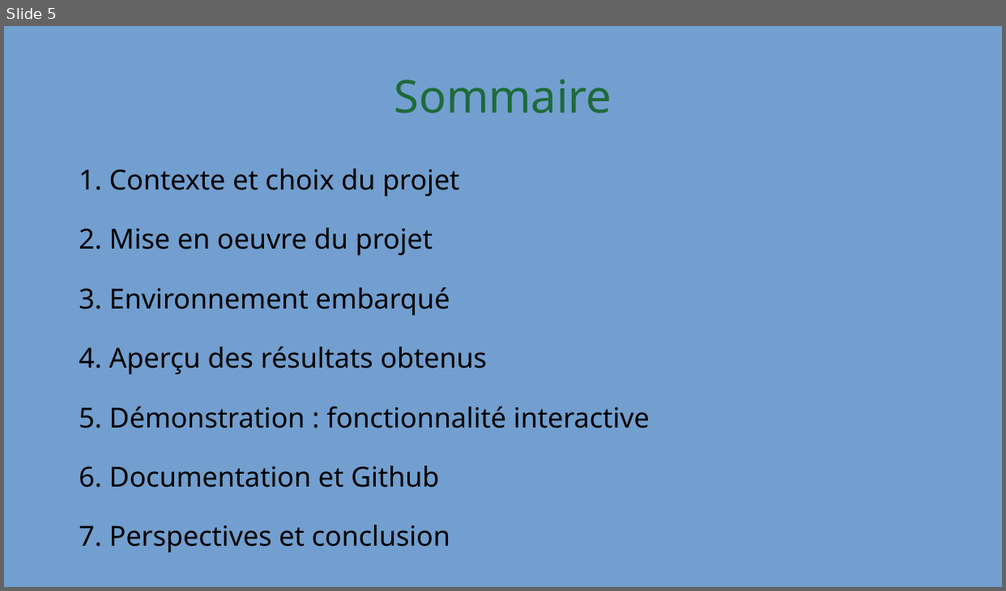
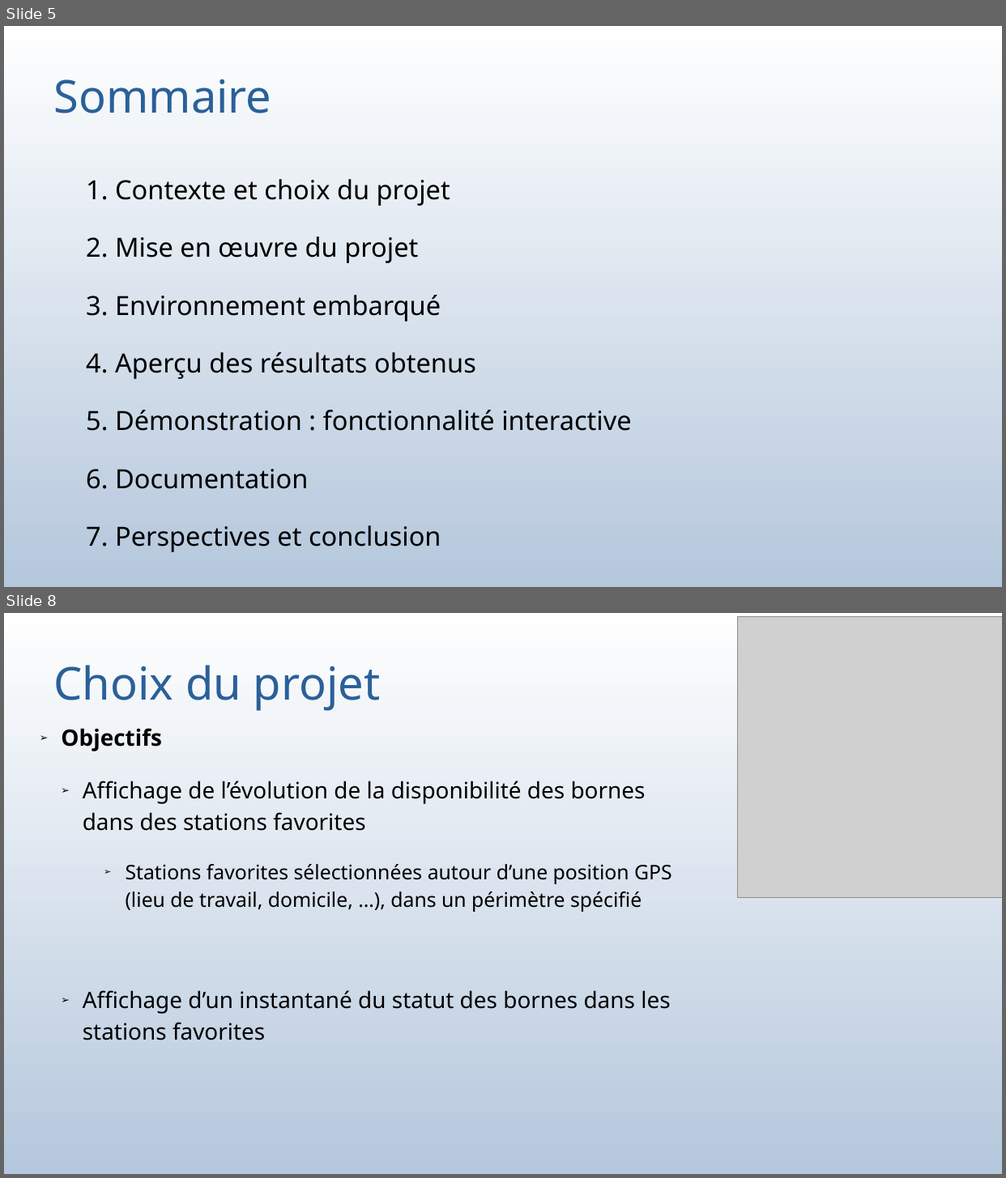
Before and after one commit to bauj/AJC_projet_belib, a slide deck: presentation_projet.odp. Shown one above the other, each under a label of ours: slide 5 before the commit, slides 5 and 8 after it; the slides between them are not shown. The pictures are 1006x591 and 1006x1178 pixels, drawn with LibreOffice and Linux fonts; fonts in the diff are those of the drawing; grey boxes stand for pictures. Boxes give left, top, right and bottom in pixels: in the first picture for what was removed or moved away, otherwise in the second. Text is boxed around its words. In the diff, an @@ line names an element or a change of style, - is before the commit and + after.

```diff
--- a/presentation_projet.odp
+++ b/presentation_projet.odp
@@ slide 8 added at (4, 613, 1002, 1174), background gradient #FFFFFF to #FEFEFE to #FDFDFE to #FBFCFD to #FAFBFD to #F9FBFC @@
@@ picture added at (739, 616, 1002, 898) @@
@@ title added at (54, 665, 381, 711), 36.1 pt, text #2A6099 @@
+Choix du projet
@@ subtitle added at (61, 728, 672, 1041), 18 pt, text #000000 @@
+➢ Objectifs
+  ➢ Affichage de l’évolution de la disponibilité des bornes dans des stations favorites
+      ➢ Stations favorites sélectionnées autour d’une position GPS (lieu de travail, domicile, …), dans un périmètre spécifié
+  ➢ Affichage d’un instantané du statut des bornes dans les stations favorites
@@ slide 5 changed as well @@
@@ background #729FCF to gradient #FFFFFF to #FEFEFE to #FDFDFE to #FBFCFD to #FAFBFD to #F9FBFC @@
@@ title "Sommaire" at (54, 79, 272, 113): text colour #1E6A39 to #2A6099; alignment centre to left @@
@@ subtitle "1. Contexte et choix du ...": place and size @@
-subtitle "1. Contexte et choix du ..." at (79, 169, 650, 552)
+subtitle "1. Contexte et choix du ..." at (86, 179, 632, 552)
@@ subtitle at (86, 179, 632, 552): size 22 to 21 pt in "1. Contexte et choix du projet", "3. Environnement embarqué", "4. Aperçu des résultats obtenus", "5. Démonstration : fonctionnalité interactive" and 1 more places @@
@@ subtitle at (86, 237, 418, 263): text changed; size 22 to 21 pt @@
-2. Mise en oeuvre du projet
+2. Mise en œuvre du projet
@@ subtitle at (86, 469, 308, 489): text changed; size 22 to 21 pt @@
-6. Documentation et Github
+6. Documentation
```
Also in this commit, not shown: 6 other slides changed, 34 other slides added, 5 slides removed, 15 other files.
